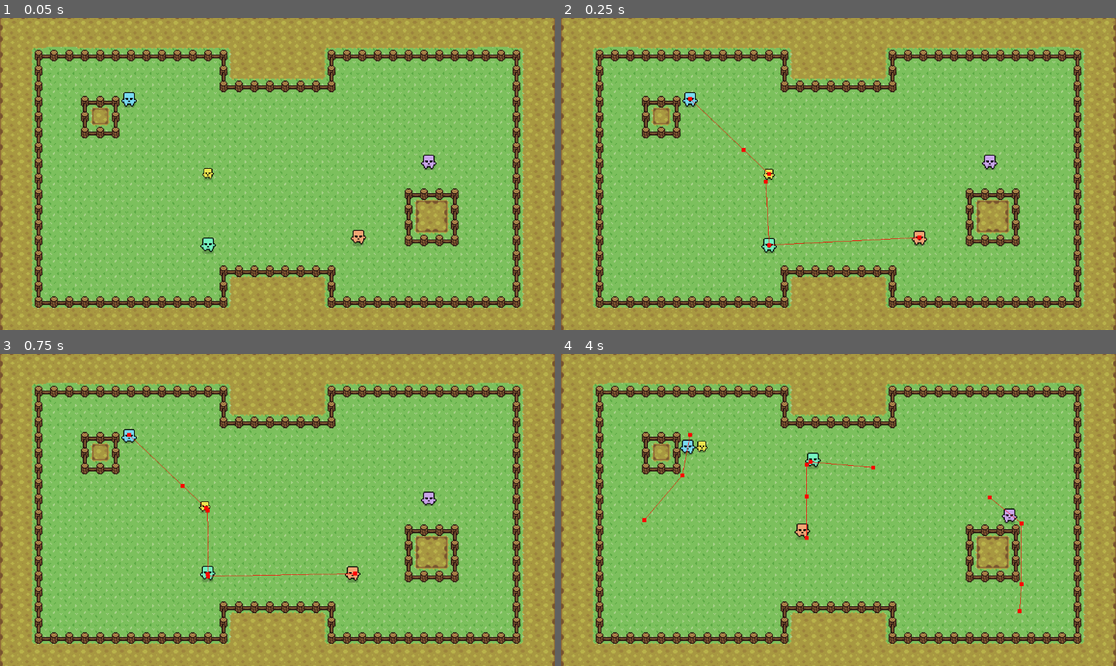
Above: before the commit, frames 1-4 (two rows, left to right).
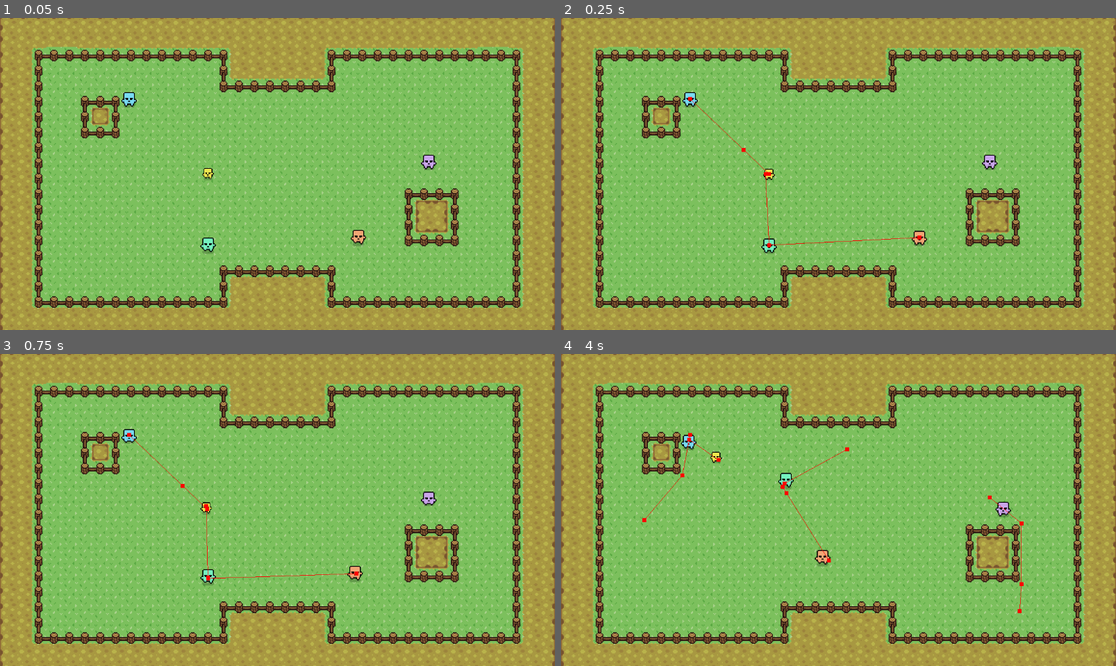
Above: after the commit, the same moments.

Repository: ByteChompGames/BLOCKHEADS
Game: Godot game, scene res://world.tscn
The game is run twice, just before and just after one commit, with the same random seed, the same clock (stepped at 60 frames per second) and the same inputs.
Inputs:
- Up to frame 1 (0.05 s): no input
- Up to frame 2 (0.25 s): no input
- Up to frame 3 (0.75 s): no input
- Up to frame 4 (4 s): no input

Frame 1 is identical in both runs. In frame 2, less than 0.1% of the frame differs, in the area x 36-60%, y 49-76%; in frame 3, 0.4%; in frame 4, 1.1%, in the area x 21-83%, y 25-68%.

Commit message:
Avoidance
- ai now uses avoidance when pathing
- will move out of the way of ai with higher priority
- will avoid obstacles when pathing around map

Diff:
--- a/ai/ai_actor.gd
+++ b/ai/ai_actor.gd
@@ -14,9 +14,6 @@
 @onready var nav_agent = $NavigationAgent2D
 @onready var animated_sprite = $AnimatedSprite2D
 
-func _physics_process(delta):
-	move_and_slide()
-
 # Movement
 func move(delta : float):
 	var direction = to_local(nav_agent.get_next_path_position()).normalized() # set move direction to next point on navigation path
@@ -24,15 +21,23 @@
 
 	# steer towards the desired direction over time
 	var steering_force = desired_velocity - velocity
-	velocity = velocity + (steering_force * delta)
+	var new_velocity = velocity + (steering_force * delta)
+
+	if nav_agent.avoidance_enabled:
+		nav_agent.set_velocity(new_velocity)
+	else:
+		_on_navigation_agent_2d_velocity_computed(new_velocity)
 
 func stop():
-	velocity = Vector2.ZERO # reset character velocity
+	if nav_agent.avoidance_enabled:
+		nav_agent.set_velocity(Vector2.ZERO)
+	else:
+		_on_navigation_agent_2d_velocity_computed(Vector2.ZERO)
 
 # Navigation
 func has_reached_destination() -> bool:
 	# return true if target position is closer than the desired distance
-	if nav_agent.distance_to_target() < nav_agent.target_desired_distance:
+	if nav_agent.is_target_reached():
 		return true
 	else:
 		return false
@@ -111,3 +116,8 @@
 
 func change_flee_direction():
 	clockwise = !clockwise
+
+
+func _on_navigation_agent_2d_velocity_computed(safe_velocity):
+	velocity = safe_velocity
+	move_and_slide()
--- a/ai/ai_actor.tscn
+++ b/ai/ai_actor.tscn
@@ -111,7 +111,7 @@
 
 [node name="NavigationAgent2D" type="NavigationAgent2D" parent="."]
 path_desired_distance = 24.0
-target_desired_distance = 16.0
+target_desired_distance = 24.0
 avoidance_enabled = true
 debug_enabled = true
 
@@ -151,6 +151,7 @@
 [node name="SwitchDirectionTimer" type="Timer" parent="StateMachine/Flee"]
 wait_time = 10.0
 
+[connection signal="velocity_computed" from="NavigationAgent2D" to="." method="_on_navigation_agent_2d_velocity_computed"]
 [connection signal="timeout" from="StateMachine/Idle/WaitTimer" to="StateMachine/Idle" method="_on_timer_timeout"]
 [connection signal="timeout" from="StateMachine/Follow/PathingTimer" to="StateMachine/Follow" method="_on_pathing_timer_timeout"]
 [connection signal="timeout" from="StateMachine/Patrol/PatrolTimer" to="StateMachine/Patrol" method="_on_patrol_timer_timeout"]
--- a/world.tscn
+++ b/world.tscn
@@ -32,6 +32,9 @@
 walk_speed = 20
 run_speed = 40
 
+[node name="NavigationAgent2D" parent="AIActor_Follower" index="3"]
+avoidance_priority = 0.0
+
 [node name="StateMachine" parent="AIActor_Follower" index="4" node_paths=PackedStringArray("initial_state")]
 initial_state = NodePath("Follow")
 
@@ -57,7 +60,7 @@
 position = Vector2(31, 118)
 
 [node name="Marker2D3" type="Marker2D" parent="PatrolPath"]
-position = Vector2(-366, 111)
+position = Vector2(-342, 96)
 
 [node name="Marker2D4" type="Marker2D" parent="PatrolPath"]
 position = Vector2(-303, -84)
@@ -69,6 +72,9 @@
 modulate = Color(0.482353, 1, 0.792157, 1)
 position = Vector2(504, 398)
 follow_target = NodePath("../AIActor_Chase")
+
+[node name="NavigationAgent2D" parent="AIActor_Flee" index="3"]
+avoidance_priority = 0.0
 
 [node name="StateMachine" parent="AIActor_Flee" index="4" node_paths=PackedStringArray("initial_state")]
 initial_state = NodePath("Flee")
